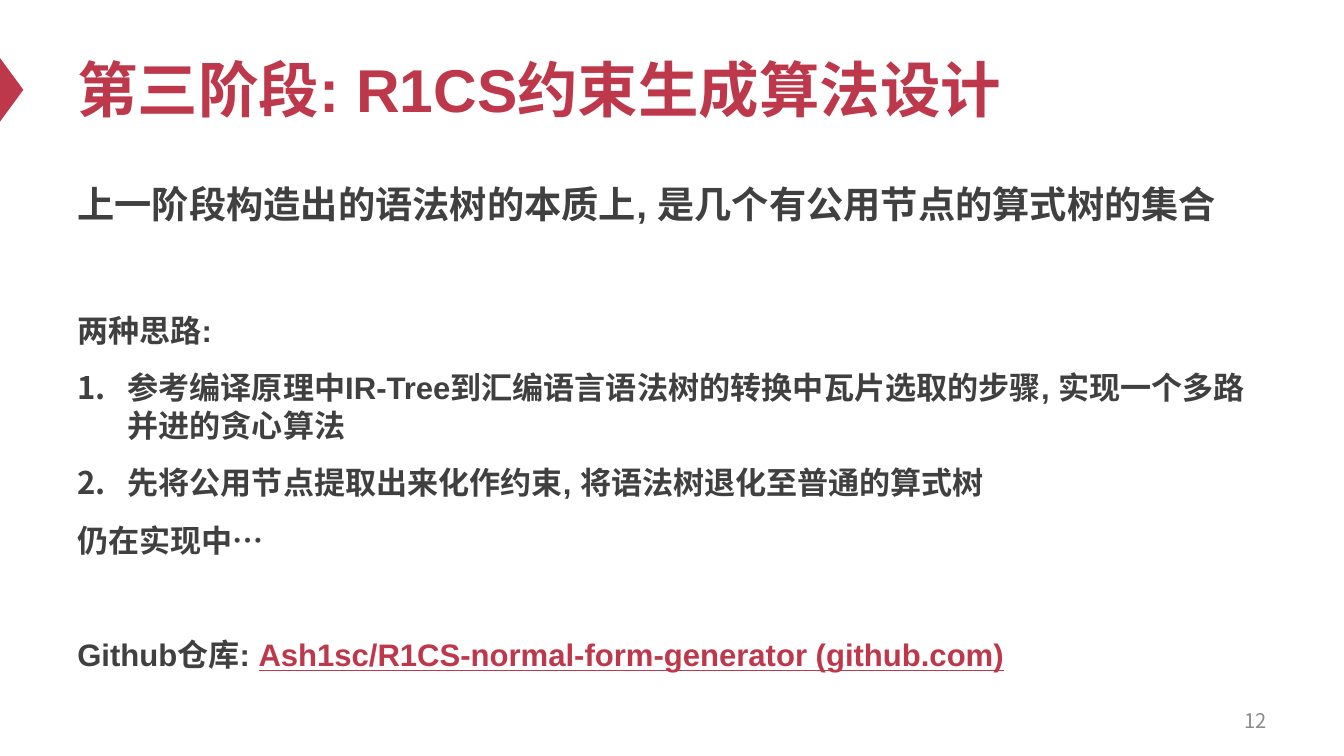
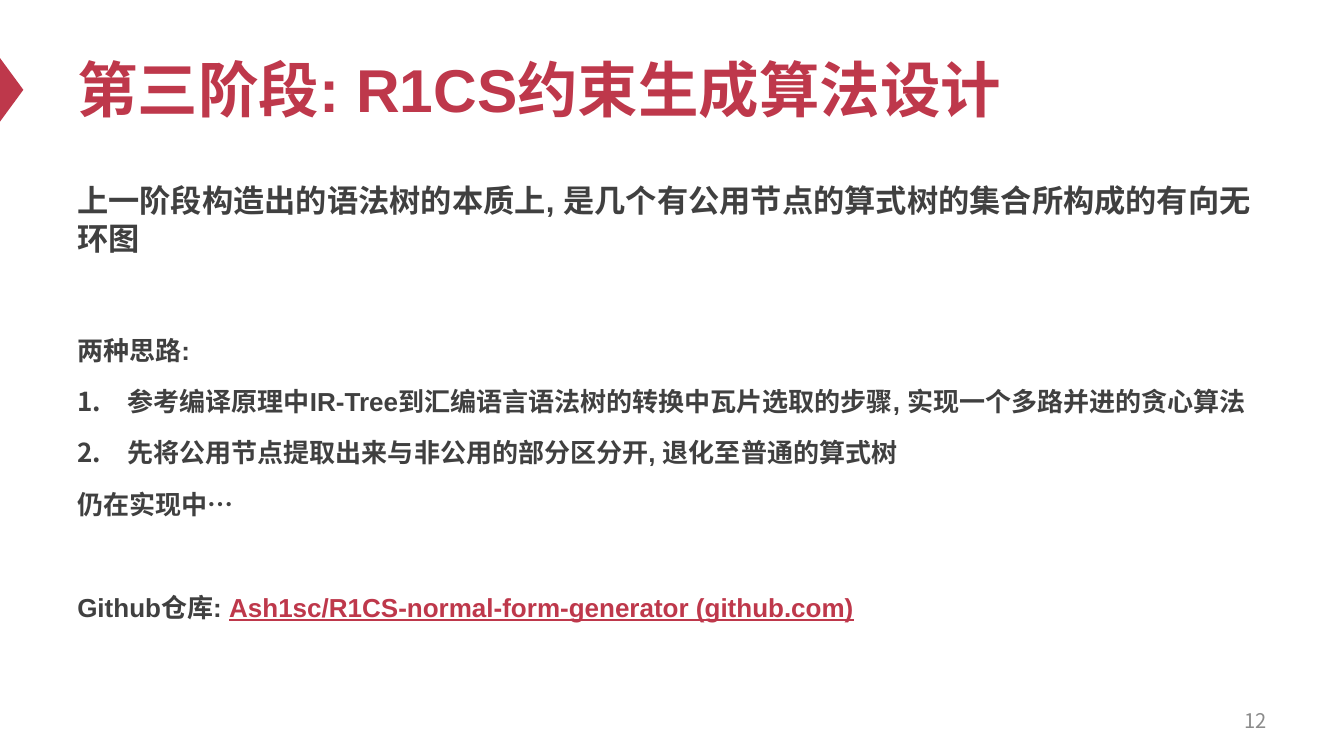
Before and after one commit to Ash1sc/R1CS-normal-form-generator, a slide deck: slide 12 of meeting_docs/0302进度会议/进度会议PPT.pptx. Drawn at 1344x756 pixels with LibreOffice and Linux fonts; fonts in the diff are those of the drawing. Boxes give left, top, right and bottom in pixels: in the first picture for what was removed or moved away, otherwise in the second. Text is boxed around its words. In the diff, an @@ line names an element or a change of style, - is before the commit and + after.

```diff
--- a/meeting_docs/0302进度会议/进度会议PPT.pptx
+++ b/meeting_docs/0302进度会议/进度会议PPT.pptx
@@ text at (x1=77, y1=185, x2=1250, y2=253): text changed; size 26.6 to 22.3 pt @@
-上一阶段构造出的语法树的本质上, 是几个有公用节点的算式树的集合
+上一阶段构造出的语法树的本质上, 是几个有公用节点的算式树的集合所构成的有向无环图
@@ text at (x1=77, y1=338, x2=1245, y2=623): size 22.2 to 18.6 pt in "两种思路:", "参考编译原理中IR-Tree到汇编语言语法树的转换中瓦片选取的步骤, 实现一个多路并进的贪心算法", "仍在实现中…", "Github仓库: Ash1sc/R1CS-normal-form-generator (github.com)" @@
@@ text at (x1=128, y1=439, x2=897, y2=466): text changed; size 22.2 to 18.6 pt @@
-2. 先将公用节点提取出来化作约束, 将语法树退化至普通的算式树
+2. 先将公用节点提取出来与非公用的部分区分开, 退化至普通的算式树
```
Also in this commit, not shown: 3 other slides changed, 3 other files.
